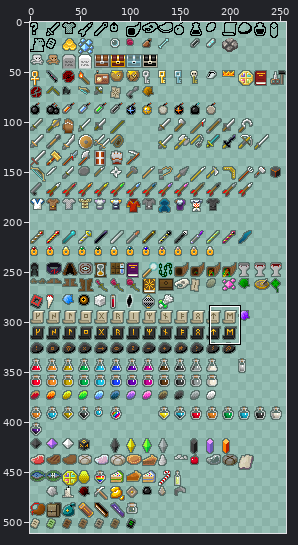
Two states of a sprite sheet, core/src/main/assets/sprites/items.png. The picture above shows the old version from afar; the outline marks the close-up.
Close-up. Before the edit:
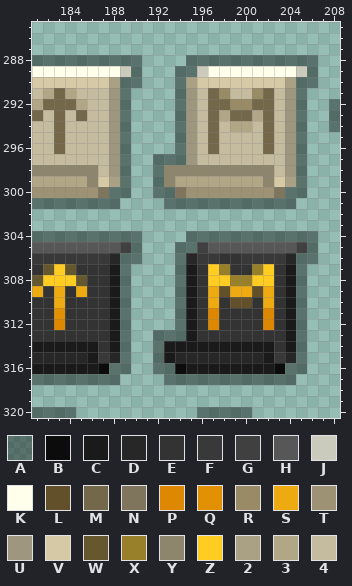
The file is 256x512 pixels. Pixels under 10% opacity are left out. Colours within 5 levels of each other are drawn and written as one. Shown: x 181..208, y 285..320. The wide view leaves out empty margins.
Palette (. is transparent): A #00000066  B #0c0c0c  C #1a1a1a  D #272727  E #333333  F #393939  G #404040  H #575757  J #cacabd  K #ffffeb  L #61502a  M #736849  N #7e755c  P #dd8800  Q #e19004  R #998b65  S #eeaa11  T #9d9273  U #9e967f  V #d5c9a6  W #65582e  X #987f2a  Y #8e866c  Z #ffcc22  2 #aaa185  3 #b1a787  4 #c5bc9f
Pixels before, first column x 181:
288 AAAAAAAAAA....AAAAAAAAAAAA..
289 KKKKKKKKJA...AAJKKKKKKKKJA..
290 VVVVVVV2AA...A2VVVVVVVV2AA..
291 43M3444UA....AU4MR44RM4UA...
292 3MMM344UA....AU4MMRRMM4UA..A
293 M4M4M44UA....AU4M3MM3M4UA..A
294 44M4444UA....AU4M4334M4UA..A
295 44M4444UA....AU4M4444M4UA...
296 44M4444UA....AU4M4444M4UA...
297 4444444UA..AAAU44444444UA...
298 YYYYYY4UA..AYYYYYYYYYY4UA...
299 33333YV2A..AY33333333YV2A...
300 TTTTTTNAA..AANTTTTTTTTNAA...
301 AAAAAAAA....AAAAAAAAAAAA....
302 ............................
303 ............................
304 AAAAAAAAAA....AAAAAAAAAAAA..
305 HHHHHHHHGA...AAGHHHHHHHHGA..
306 FFFFFFFDAA...ADFFEEFFFFDAA..
307 EWZWEEECA....ACEZXEEXZECA...
308 WZZZWEECA....ACEZZXXZZECA...
309 SESESEECA....ACESLSSLSECA...
310 EESEEEECA....ACESELLESECA...
311 EEQEEEECA....ACEPEEEEPECA...
312 EEPEEEECA....ACEPEEEEPECA...
313 EEEEEEECA..AAACEEEEEEEECA...
314 CCCCCCECA..ACCCCCCCCCCECA...
315 DDDDDCFDA..ACDDDDDDDDCFDA...
316 CCCCCCBAA..AABCCCCCCCCBAA...
317 AAAAAAAA....AAAAAAAAAAAA....
318 ............................
319 ............................
320 AAAA...........AAAAA........
After:
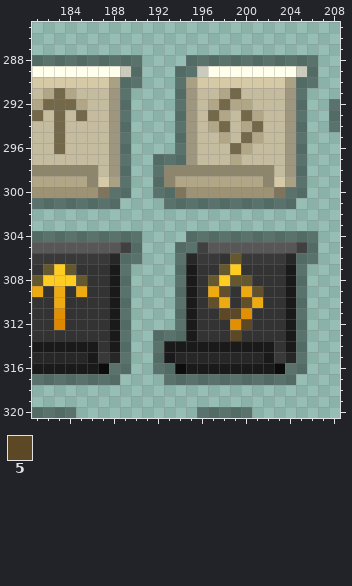
Colours new in this view: 5 #5d4826
The edit:
{"y":291,"x":197,"old":"MR4","new":"43M"}
{"y":291,"x":201,"old":"RM","new":"44"}
{"y":292,"x":197,"old":"M","new":"3"}
{"y":292,"x":199,"old":"RRMM","new":"3344"}
{"y":293,"x":199,"old":"M","new":"4"}
{"y":293,"x":202,"old":"M","new":"4"}
{"y":294,"x":197,"old":"M43","new":"3M4"}
{"y":294,"x":201,"old":"4M","new":"M4"}
{"y":295,"x":197,"old":"M4","new":"43"}
{"y":295,"x":200,"old":"44M","new":"M34"}
{"y":296,"x":197,"old":"M","new":"4"}
{"y":296,"x":199,"old":"44","new":"M3"}
{"y":296,"x":202,"old":"M","new":"4"}
{"y":297,"x":199,"old":"4","new":"3"}
{"y":306,"x":199,"old":"E","new":"W"}
{"y":307,"x":197,"old":"ZXE","new":"EWZ"}
{"y":307,"x":201,"old":"XZ","new":"EE"}
{"y":308,"x":197,"old":"Z","new":"W"}
{"y":308,"x":199,"old":"XXZZ","new":"WWEE"}
{"y":309,"x":199,"old":"S","new":"E"}
{"y":309,"x":202,"old":"S","new":"E"}
{"y":310,"x":197,"old":"SEL","new":"LSE"}
{"y":310,"x":201,"old":"ES","new":"SE"}
{"y":311,"x":197,"old":"PEEE","new":"E55Q"}
{"y":311,"x":202,"old":"P","new":"E"}
{"y":312,"x":197,"old":"P","new":"E"}
{"y":312,"x":199,"old":"EE","new":"Q5"}
{"y":312,"x":202,"old":"P","new":"E"}
{"y":313,"x":199,"old":"E","new":"5"}
{"label":"changed","picture_box":[208,88,274,165]}
{"label":"changed","picture_box":[208,253,274,341]}
